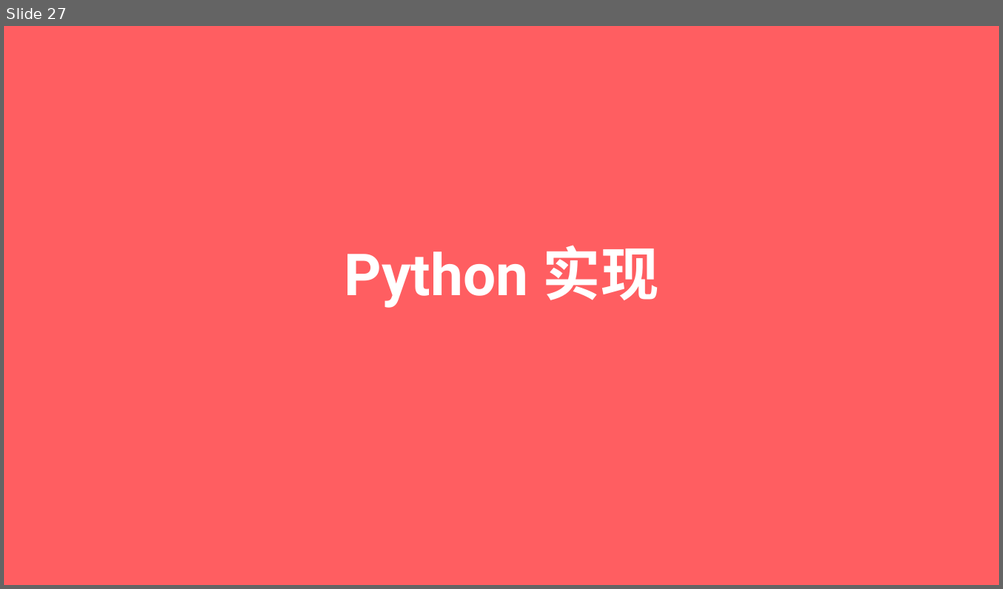
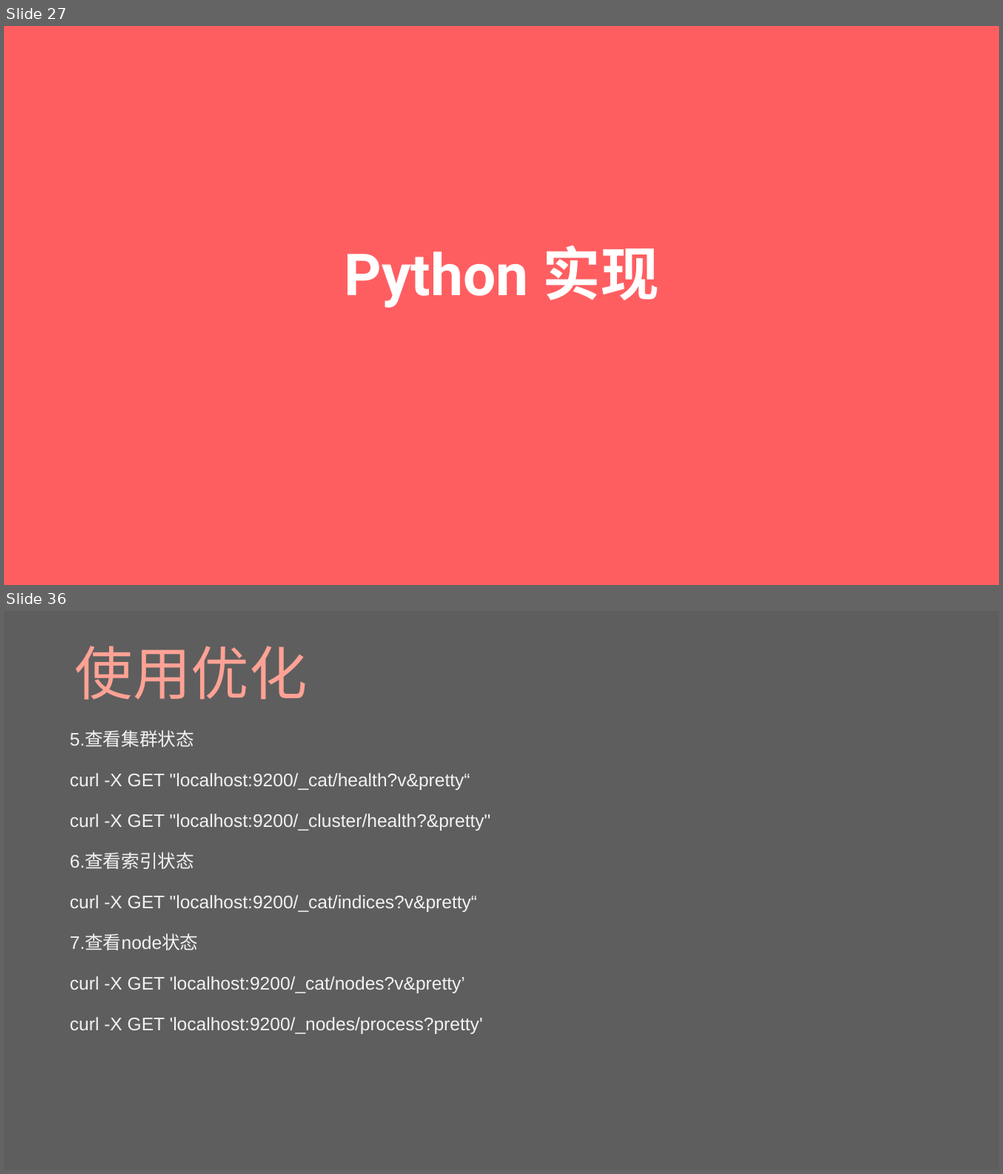
Before and after one commit to Uchida-Hideto/Elasticsearch, a slide deck: elasticsearch.pptx. Shown one above the other, each under a label of ours: slide 27 before the commit, slides 27 and 36 after it; the slides between them are not shown. The pictures are 1003x589 and 1003x1174 pixels, drawn with LibreOffice and Linux fonts; fonts in the diff are those of the drawing. Boxes give left, top, right and bottom in pixels: in the first picture for what was removed or moved away, otherwise in the second. Text is boxed around its words. In the diff, an @@ line names an element or a change of style, - is before the commit and + after.

```diff
--- a/elasticsearch.pptx
+++ b/elasticsearch.pptx
@@ slide 36 added at (x1=4, y1=611, x2=999, y2=1170), background #5E5E5E @@
@@ title added at (x1=75, y1=646, x2=307, y2=700), 112 pt, text #FFA295 @@
+使用优化
@@ text added at (x1=70, y1=731, x2=491, y2=1034), 35.1 pt, text #F2F2F2 @@
+5.查看集群状态
+curl -X GET "localhost:9200/_cat/health?v&pretty“
+curl -X GET "localhost:9200/_cluster/health?&pretty"
+6.查看索引状态
+curl -X GET "localhost:9200/_cat/indices?v&pretty“
+7.查看node状态
+curl -X GET 'localhost:9200/_cat/nodes?v&pretty’
+curl -X GET 'localhost:9200/_nodes/process?pretty'
```
Also in this commit, not shown: 2 slides changed, 9 other slides added.
